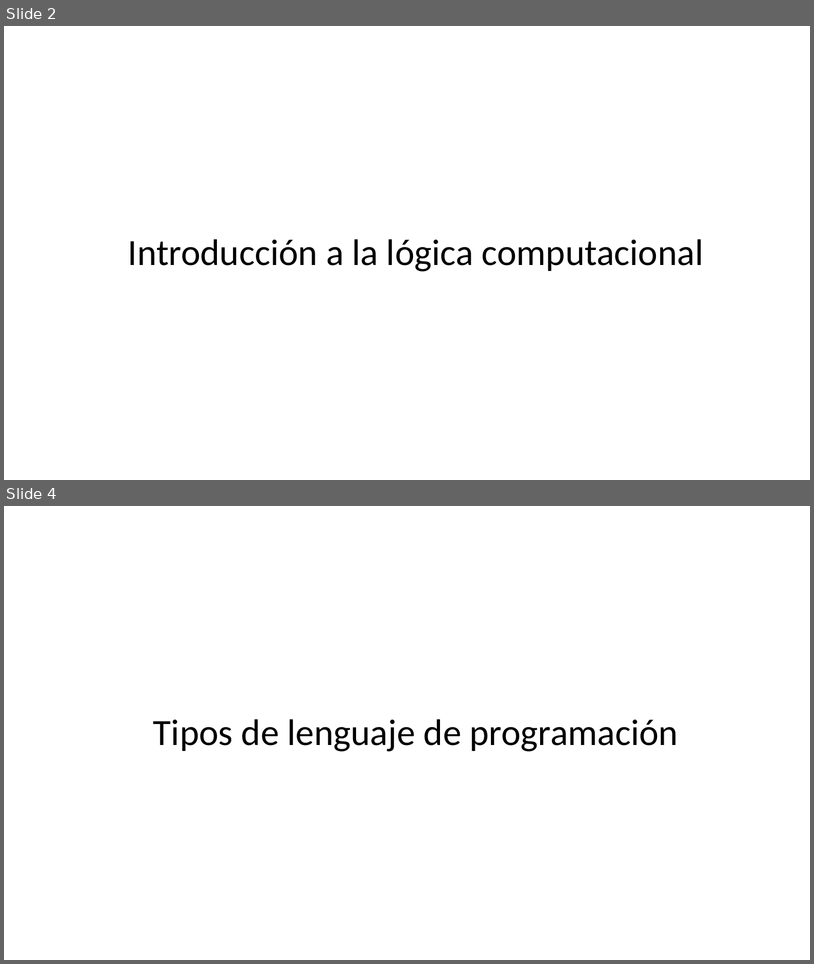
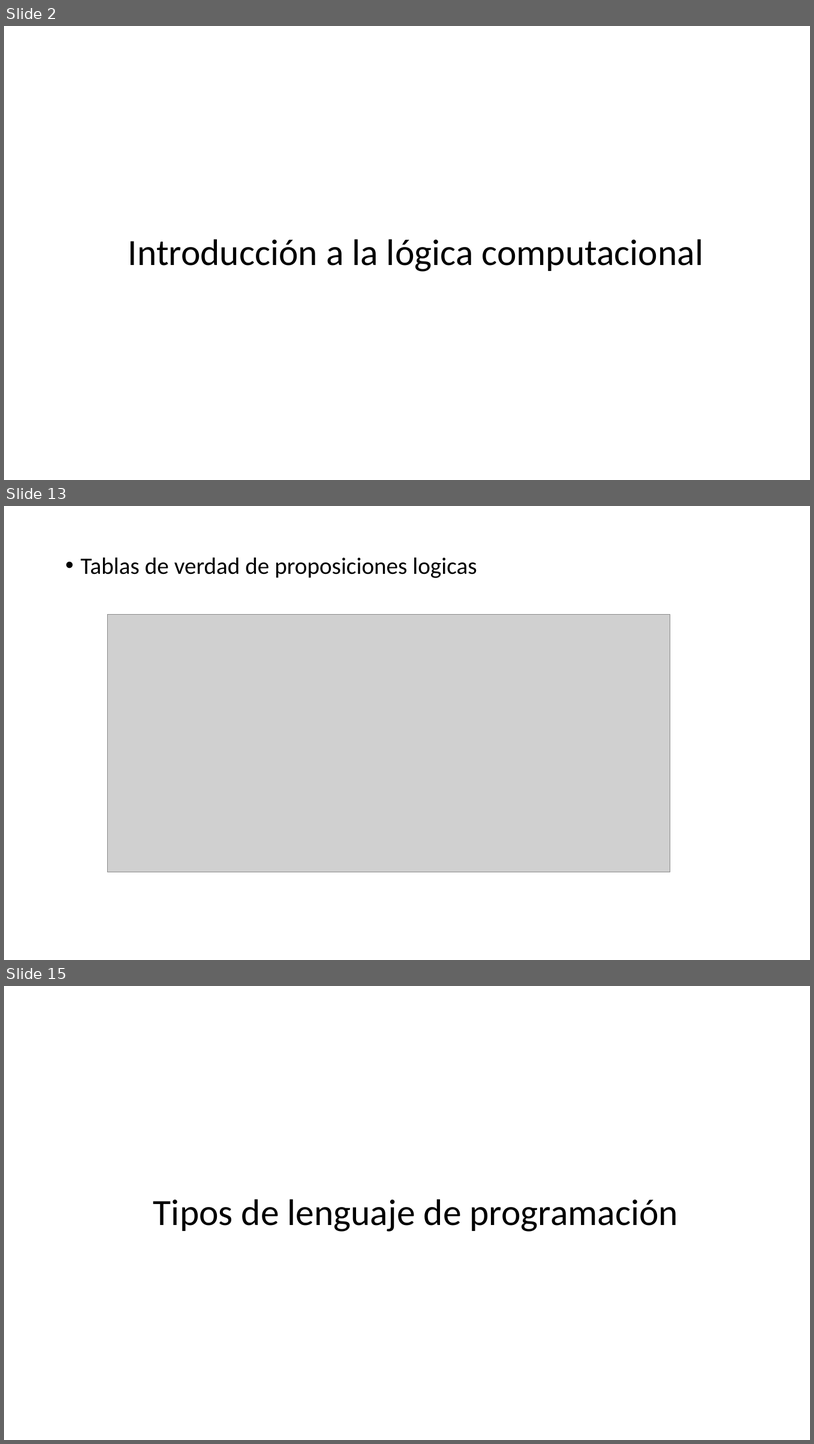
Before and after one commit to jcontrolresearch/StructuredProgramming, a slide deck: Slides/Chapter1-Overview/[1.1]Programming_Lenguages.pptx. Shown one above the other, each under a label of ours: slides 2 and 4 before the commit, slides 2, 13 and 15 after it; the slides between them are not shown. The pictures are 814x964 and 814x1444 pixels, drawn with LibreOffice and Linux fonts; fonts in the diff are those of the drawing; grey boxes stand for pictures. Boxes give left, top, right and bottom in pixels: in the first picture for what was removed or moved away, otherwise in the second. Text is boxed around its words. In the diff, an @@ line names an element or a change of style, - is before the commit and + after.

```diff
--- a/Slides/Chapter1-Overview/[1.1]Programming_Lenguages.pptx
+++ b/Slides/Chapter1-Overview/[1.1]Programming_Lenguages.pptx
@@ slide 13 added at <box>4,506,810,960</box>, background #FFFFFF @@
@@ text added at <box>81,557,477,578</box>, 28 pt, text #000000 @@
+• Tablas de verdad de proposiciones logicas
@@ picture added at <box>107,615,671,872</box> @@
@@ what was slide 4 is now slide 15 @@
```
Also in this commit, not shown: 11 other slides added, 1 slide removed.
